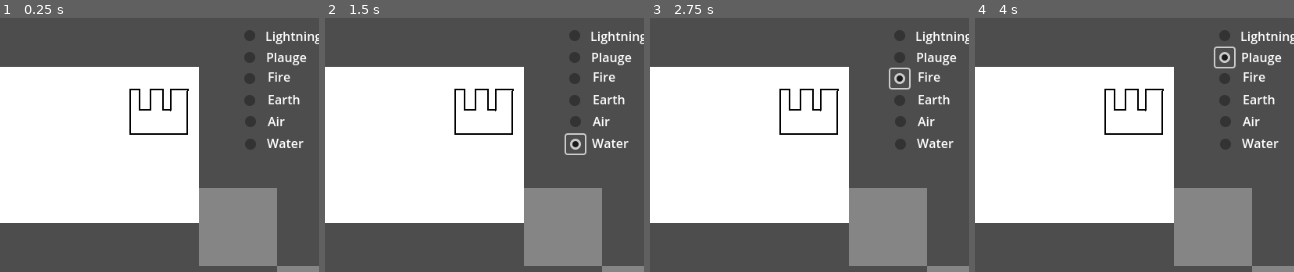
Above: before the commit, frames 1-4 (left to right).
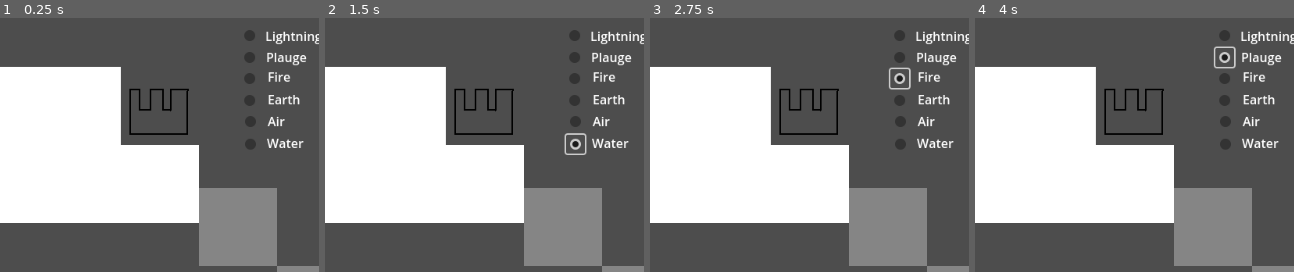
Above: after the commit, the same moments.

Repository: zac112/utu_gamejam25
Game: Godot game, scene res://TestScene.tscn
Same seed, same stepped clock (60 frames per second), same inputs: the game is played once before the commit and once after it.
Inputs (mouse positions are % of the whole screen's width and height, from its top left):
- Up to frame 1 (0.25 s): no input
- Up to frame 2 (1.5 s): click (46, 16) at 0.5 s; click (46, 25) at 1.25 s
- Up to frame 3 (2.75 s): click (46, 12) at 2 s
- Up to frame 4 (4 s): click (46, 20) at 2.75 s; click (46, 8) at 3.5 s
The pictures show only the part of the screen within x 7-57%, y 0-50%; the shares and areas given below are measured in that part.

The runs differ from the first frame. In frame 1, 7.2% of the frame differs, in the area x 37-63%, y 19-50%; in frame 2, 7.2%; in frame 3, 7.2%; in frame 4, 7.2%.

Commit message:
element signals fixed

Diff:
--- a/TestScene.tscn
+++ b/TestScene.tscn
@@ -123,9 +123,9 @@
 offset_bottom = -233.0
 button_group = ExtResource("4_sreuk")
 
-[connection signal="pressed" from="ElementButtons/CheckBox Earth" to="ElementButtons" method="_on_check_box_pressed" binds= [1]]
-[connection signal="pressed" from="ElementButtons/CheckBox Water" to="ElementButtons" method="_on_check_box_pressed" binds= [1]]
+[connection signal="pressed" from="ElementButtons/CheckBox Earth" to="ElementButtons" method="_on_check_box_pressed" binds= [4]]
+[connection signal="pressed" from="ElementButtons/CheckBox Water" to="ElementButtons" method="_on_check_box_pressed" binds= [2]]
 [connection signal="pressed" from="ElementButtons/CheckBox Fire" to="ElementButtons" method="_on_check_box_pressed" binds= [0]]
 [connection signal="pressed" from="ElementButtons/CheckBox Air" to="ElementButtons" method="_on_check_box_pressed" binds= [1]]
-[connection signal="pressed" from="ElementButtons/CheckBox Plauge" to="ElementButtons" method="_on_check_box_pressed" binds= [1]]
-[connection signal="pressed" from="ElementButtons/CheckBox Lightning" to="ElementButtons" method="_on_check_box_pressed" binds= [1]]
+[connection signal="pressed" from="ElementButtons/CheckBox Plauge" to="ElementButtons" method="_on_check_box_pressed" binds= [5]]
+[connection signal="pressed" from="ElementButtons/CheckBox Lightning" to="ElementButtons" method="_on_check_box_pressed" binds= [6]]
--- /dev/null
+++ b/assets/ElementButtons/element_buttons.tscn
@@ -0,0 +1,99 @@
+[gd_scene load_steps=3 format=3 uid="uid://f3mrnpsj47tn"]
+
+[ext_resource type="Script" uid="uid://bb0y37wiqmr2h" path="res://assets/scripts/element_buttons_controller.gd" id="1_putuj"]
+[ext_resource type="ButtonGroup" uid="uid://b2ah0s3vpcwo8" path="res://new_button_group.tres" id="2_xbnss"]
+
+[node name="ElementButtons" type="Node2D" node_paths=PackedStringArray("checkboxes")]
+script = ExtResource("1_putuj")
+checkboxes = [NodePath("CheckBox Fire"), NodePath("CheckBox Air"), null, null, null, null]
+
+[node name="CheckBox Earth" type="CheckBox" parent="."]
+offset_left = 3.0
+offset_top = -174.0
+offset_right = 27.0
+offset_bottom = -150.0
+button_group = ExtResource("2_xbnss")
+
+[node name="CheckBox Water" type="CheckBox" parent="."]
+offset_left = 4.0
+offset_top = -118.0
+offset_right = 28.0
+offset_bottom = -94.0
+button_group = ExtResource("2_xbnss")
+
+[node name="CheckBox Fire" type="CheckBox" parent="."]
+offset_left = 3.0
+offset_top = -202.0
+offset_right = 27.0
+offset_bottom = -178.0
+button_group = ExtResource("2_xbnss")
+
+[node name="CheckBox Air" type="CheckBox" parent="."]
+offset_left = 4.0
+offset_top = -147.0
+offset_right = 28.0
+offset_bottom = -123.0
+button_group = ExtResource("2_xbnss")
+
+[node name="Fire label" type="Label" parent="."]
+offset_left = 38.0
+offset_top = -204.0
+offset_right = 78.0
+offset_bottom = -181.0
+text = "Fire"
+
+[node name="Air label" type="Label" parent="."]
+offset_left = 38.0
+offset_top = -147.0
+offset_right = 80.0
+offset_bottom = -124.0
+text = "Air"
+
+[node name="Earth label" type="Label" parent="."]
+offset_left = 38.0
+offset_top = -175.0
+offset_right = 80.0
+offset_bottom = -152.0
+text = "Earth"
+
+[node name="Lightning label" type="Label" parent="."]
+offset_left = 35.0
+offset_top = -256.0
+offset_right = 108.0
+offset_bottom = -233.0
+text = "Lightning"
+
+[node name="Water label" type="Label" parent="."]
+offset_left = 37.0
+offset_top = -119.0
+offset_right = 89.0
+offset_bottom = -96.0
+text = "Water"
+
+[node name="Plauge label" type="Label" parent="."]
+offset_left = 36.0
+offset_top = -229.0
+offset_right = 88.0
+offset_bottom = -206.0
+text = "Plauge"
+
+[node name="CheckBox Plauge" type="CheckBox" parent="."]
+offset_left = 3.0
+offset_top = -229.0
+offset_right = 27.0
+offset_bottom = -205.0
+button_group = ExtResource("2_xbnss")
+
+[node name="CheckBox Lightning" type="CheckBox" parent="."]
+offset_left = 3.0
+offset_top = -257.0
+offset_right = 27.0
+offset_bottom = -233.0
+button_group = ExtResource("2_xbnss")
+
+[connection signal="pressed" from="CheckBox Earth" to="." method="_on_check_box_pressed" binds= [4]]
+[connection signal="pressed" from="CheckBox Water" to="." method="_on_check_box_pressed" binds= [2]]
+[connection signal="pressed" from="CheckBox Fire" to="." method="_on_check_box_pressed" binds= [0]]
+[connection signal="pressed" from="CheckBox Air" to="." method="_on_check_box_pressed" binds= [1]]
+[connection signal="pressed" from="CheckBox Plauge" to="." method="_on_check_box_pressed" binds= [5]]
+[connection signal="pressed" from="CheckBox Lightning" to="." method="_on_check_box_pressed" binds= [6]]
--- /dev/null
+++ b/assets/city.tscn
@@ -0,0 +1,19 @@
+[gd_scene load_steps=4 format=3 uid="uid://dbhgibcfqxwhl"]
+
+[ext_resource type="Texture2D" uid="uid://bio84xlk35btk" path="res://assets/city.png" id="1_xhix0"]
+[ext_resource type="Script" uid="uid://qaspbfmofqqv" path="res://assets/clickable.gd" id="2_avn7y"]
+
+[sub_resource type="RectangleShape2D" id="RectangleShape2D_4yymq"]
+size = Vector2(74, 61)
+
+[node name="Node2D" type="Node2D"]
+
+[node name="City" type="Sprite2D" parent="."]
+texture = ExtResource("1_xhix0")
+
+[node name="Area2D" type="Area2D" parent="."]
+script = ExtResource("2_avn7y")
+
+[node name="CollisionShape2D" type="CollisionShape2D" parent="Area2D"]
+position = Vector2(0, 8.5)
+shape = SubResource("RectangleShape2D_4yymq")
Not shown: 1 places in TestScene.tscn that only renumber resources
Binary file changed: assets/city.png
